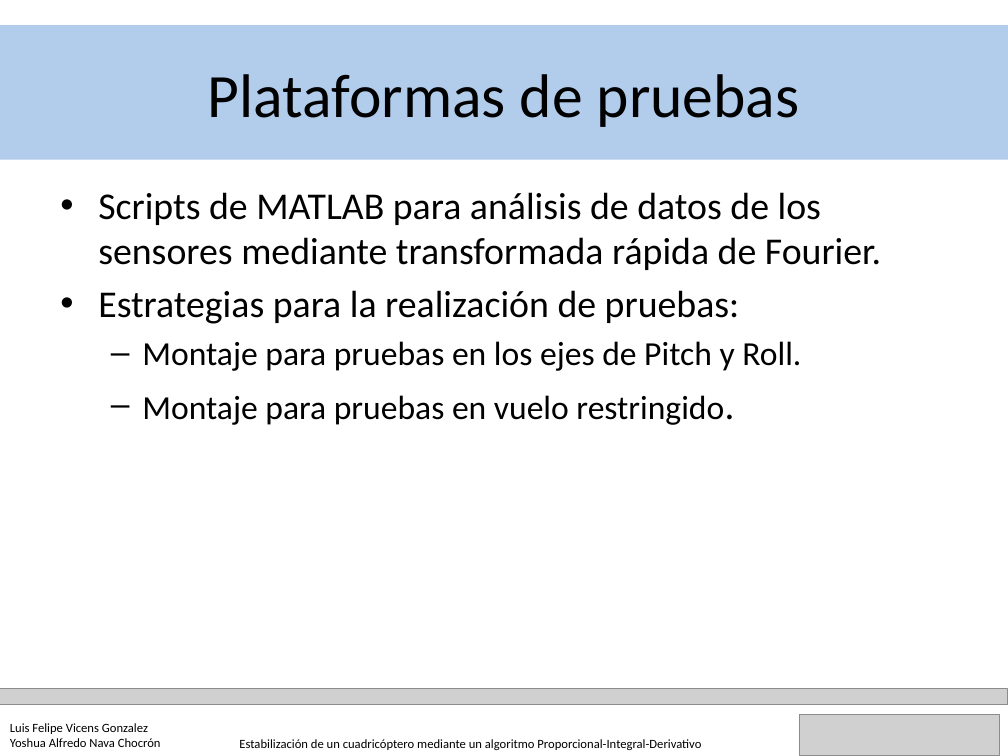
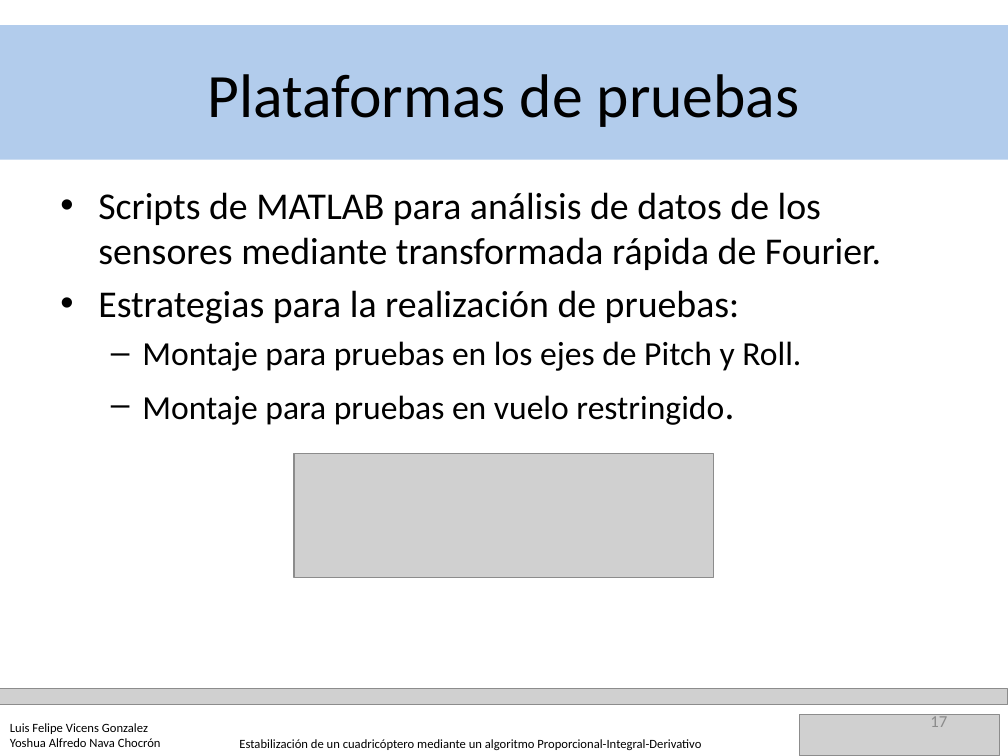
Before and after one commit to YoshuaNava/TesisCuadricoptero, a slide deck: slide 17 of Documento/Defensa TEG animaciones.pptx. Drawn at 1008x756 pixels with LibreOffice and Linux fonts; fonts in the diff are those of the drawing; grey boxes stand for pictures. Boxes give left, top, right and bottom in pixels: in the first picture for what was removed or moved away, otherwise in the second. Text is boxed around its words. In the diff, an @@ line names an element or a change of style, - is before the commit and + after.

```diff
--- a/Documento/Defensa TEG animaciones.pptx
+++ b/Documento/Defensa TEG animaciones.pptx
@@ picture added at [294,454,714,578] @@
@@ page number added at [930,714,947,727], 12 pt, text #8C8C8C @@
+17
```
Also in this commit, not shown: 22 other slides changed, 4 other files.
